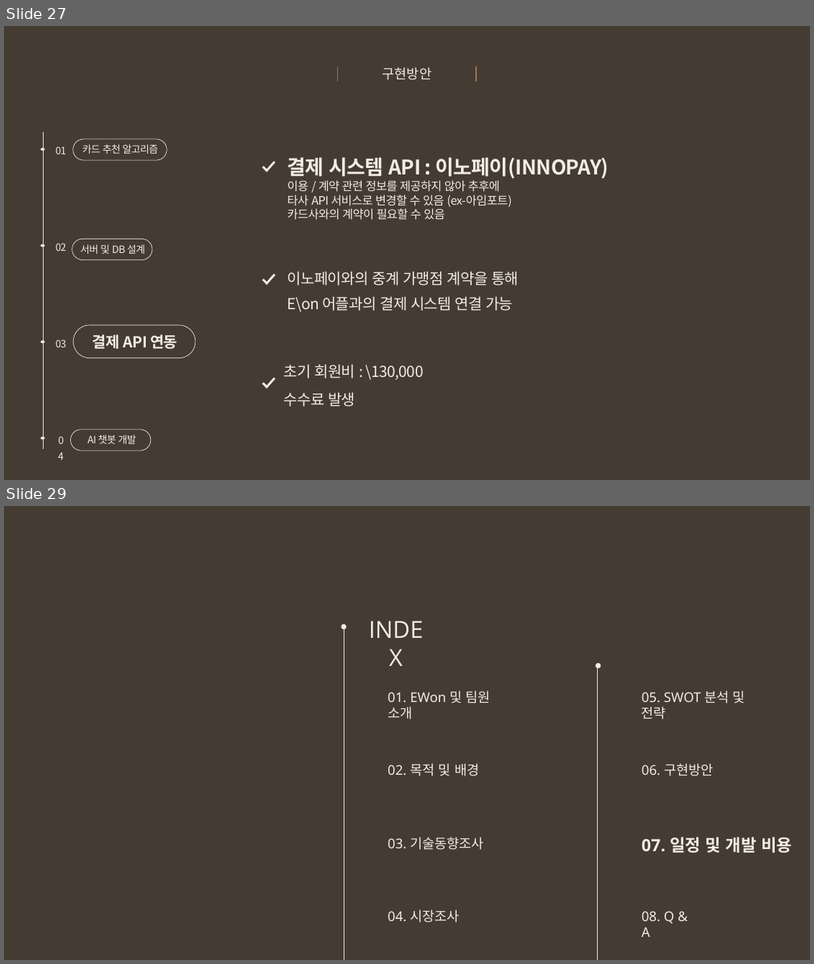
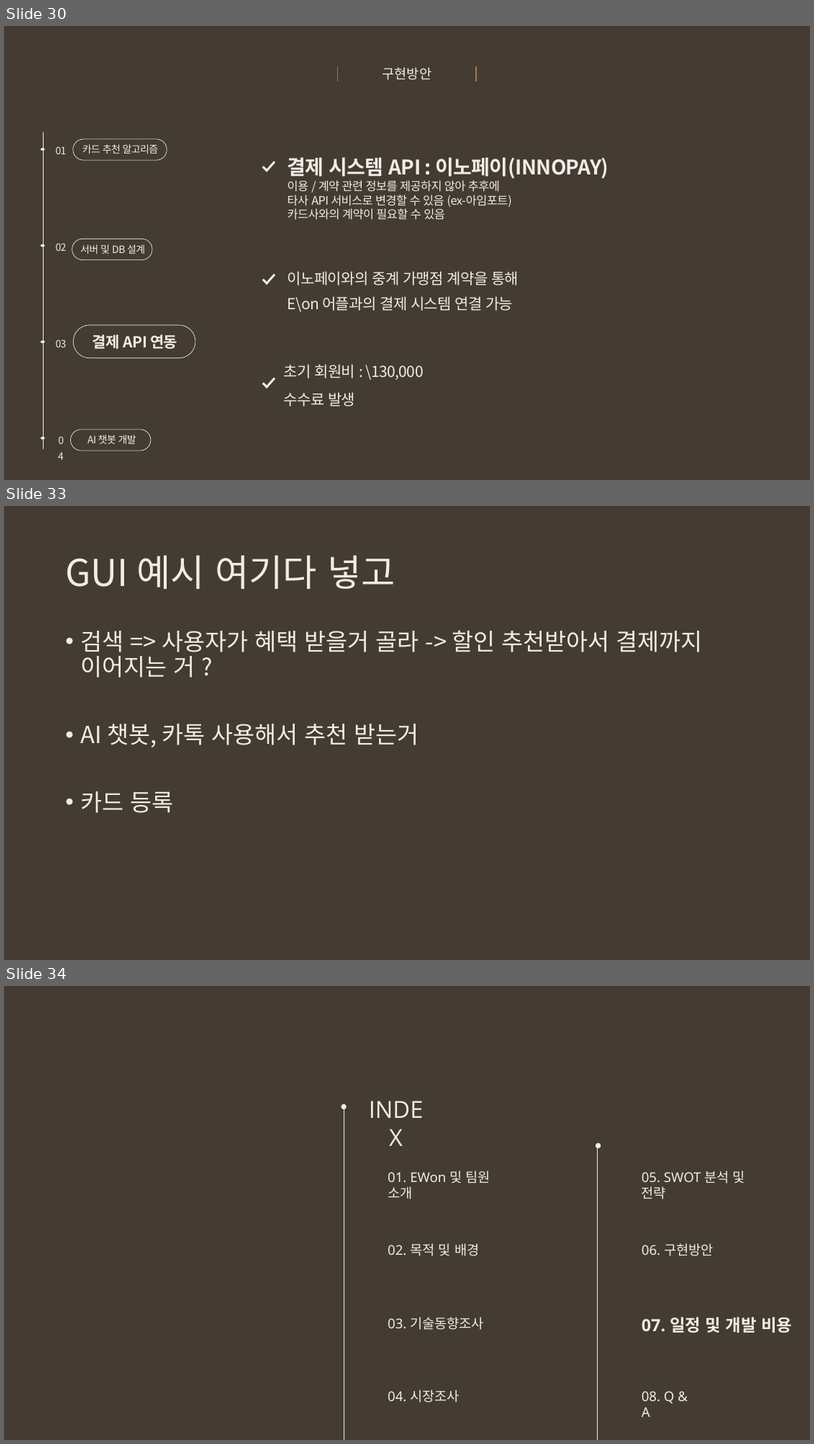
Before and after one commit to snr1229/Content_designing_Presentations, a slide deck: 사업계획서/Week10/EWon_중간고사대체 발표자료_2차.pptx. Shown one above the other, each under a label of ours: slides 27 and 29 before the commit, slides 30, 33 and 34 after it; the slides between them are not shown. The pictures are 814x964 and 814x1444 pixels, drawn with LibreOffice and Linux fonts; fonts in the diff are those of the drawing. Boxes give left, top, right and bottom in pixels: in the first picture for what was removed or moved away, otherwise in the second. Text is boxed around its words. In the diff, an @@ line names an element or a change of style, - is before the commit and + after.

```diff
--- a/사업계획서/Week10/EWon_중간고사대체 발표자료_2차.pptx
+++ b/사업계획서/Week10/EWon_중간고사대체 발표자료_2차.pptx
@@ slide 33 added at [4,506,810,960], background #443B32 @@
@@ title added at [65,555,396,589], 44 pt, text #F1ECE6 @@
+GUI 예시 여기다 넣고
@@ text added at [80,630,703,813], 28 pt, text #F1ECE6 @@
+• 검색 => 사용자가 혜택 받을거 골라 -> 할인 추천받아서 결제까지 이어지는 거 ?
+• AI 챗봇, 카톡 사용해서 추천 받는거
+• 카드 등록
@@ what was slide 27 is now slide 30 @@
@@ what was slide 29 is now slide 34 @@
```
Also in this commit, not shown: 9 slides changed, 7 other slides added, 3 slides removed, 1 other file.
